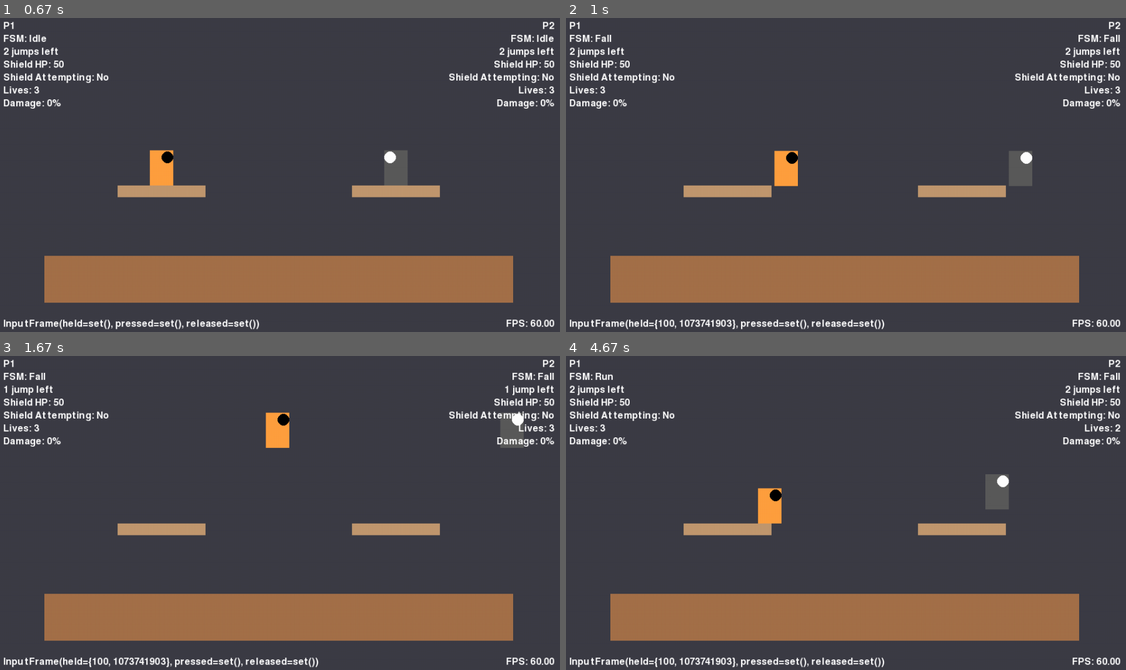
Above: before the commit, frames 1-4 (two rows, left to right).
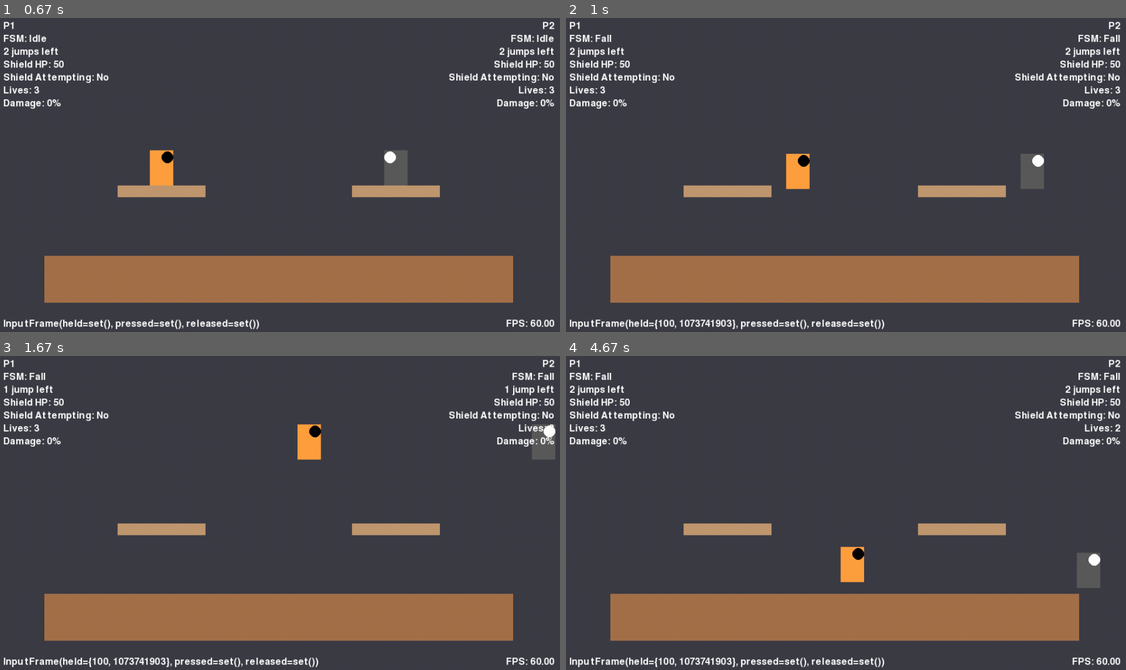
Above: after the commit, the same moments.

Repository: avidrucker/pycats
Game: pygame game, started from pycats/game.py
Same seed, same stepped clock (60 frames per second), same inputs: the game is played once before the commit and once after it.
Inputs:
- Up to frame 1 (0.67 s): tap V at 0.33 s
- Up to frame 2 (1 s): hold Right from 0.67 s (still down); hold D from 0.67 s (still down)
- Up to frame 3 (1.67 s): release Right at 1.13 s; release D at 1.13 s; hold Up 1.17-1.47 s; hold W 1.17-1.47 s; hold Right from 1.5 s (still down); hold D from 1.5 s (still down)
- Up to frame 4 (4.67 s): release Right at 1.97 s; release D at 1.97 s; hold Left 2-2.53 s; hold A 2-2.53 s; tap X at 2.57 s; hold Left 3.23-3.63 s; hold A 3.23-3.63 s; hold Up 3.67-4.03 s; hold W 3.67-4.03 s; hold Right from 4.07 s (still down); hold D from 4.07 s (still down)

Frame 1 is identical in both runs. In frame 2, 1.1% of the frame differs, in the area x 37-86%, y 42-55%; in frame 3, 1.7%; in frame 4, 1.9%, in the area x 5-96%, y 5-74%.

Commit message:
fix friction bug where friction was applied twice incorrectly

Diff:
--- a/pycats/config.py
+++ b/pycats/config.py
@@ -31,7 +31,7 @@
 MAX_JUMPS = 2  # single + double
 
 # ---------------- physics constants --------------
-GROUND_FRICTION = 0.9   # 1.0 = ice; 0.0 = instant stop
+GROUND_FRICTION = 0.5  # 1.0 = ice; 0.0 = instant stop
 AIR_FRICTION    = 0.85
 
 # Timers (frames)
--- a/pycats/core/physics.py
+++ b/pycats/core/physics.py
@@ -140,6 +140,7 @@
                 # Exactly match velocities and directions to prevent one side gaining advantage
                 if (a.vel.x > 0 and b.vel.x < 0) or (a.vel.x < 0 and b.vel.x > 0):
                     # They're pushing in opposite directions - completely cancel out
+                    print("cancel out")
                     a.vel.x = 0.0
                     b.vel.x = 0.0
                 # If only one is pushing, both move at half the pusher's speed
--- a/pycats/entities/player.py
+++ b/pycats/entities/player.py
@@ -196,7 +196,6 @@
         if self.fsm.state not in ("dodge", "hurt", "stun"):
             self.handle_actions(input_frame, attack_group)
             self.handle_move(held)
-            apply_horizontal_friction(self.vel, self.on_ground)
 
 
         # physics ---------------------------------------------------
